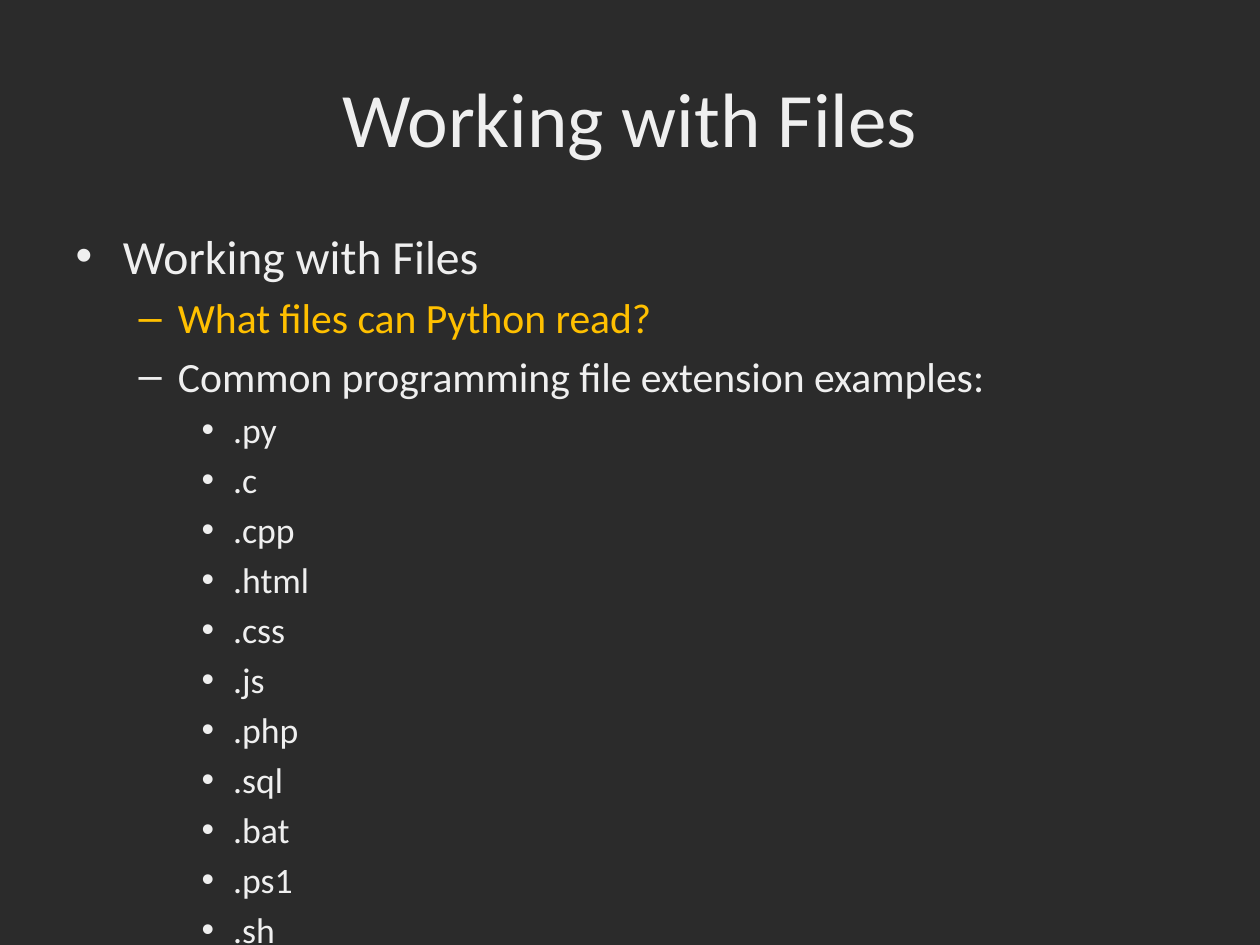
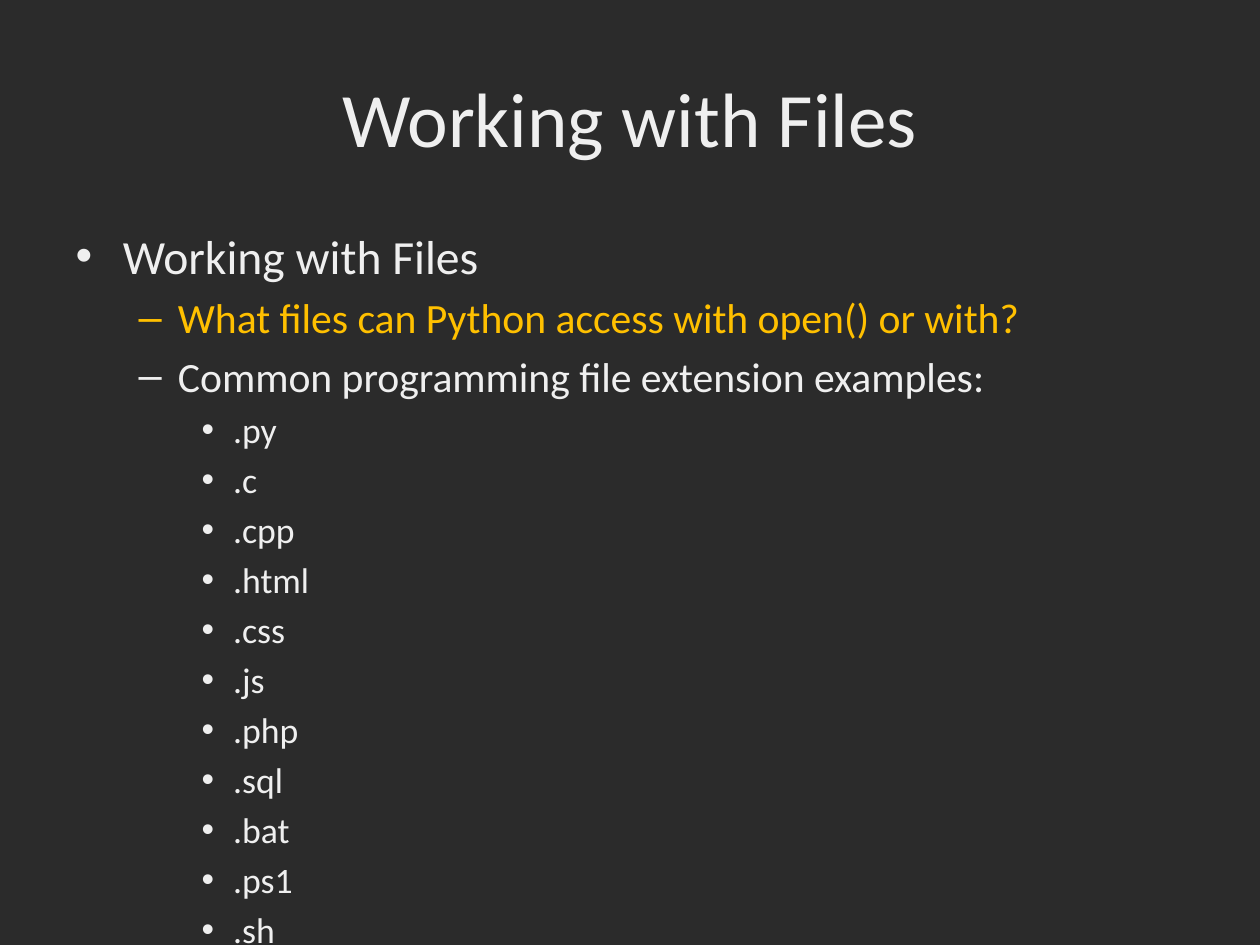
Before and after one commit to dbowmans46/PracticalProgramming, a slide deck: slide 108 of Session 7 - Python/Instructional Material/Python Review and Tutorial.pptx. Drawn at 1260x945 pixels with LibreOffice and Linux fonts; fonts in the diff are those of the drawing; background and template pictures are left out; a plain dark background stands for a picture behind light text. Boxes give left, top, right and bottom in pixels: in the first picture for what was removed or moved away, otherwise in the second. Text is boxed around its words. In the diff, an @@ line names an element or a change of style, - is before the commit and + after.

```diff
--- a/Session 7 - Python/Instructional Material/Python Review and Tutorial.pptx
+++ b/Session 7 - Python/Instructional Material/Python Review and Tutorial.pptx
@@ text at (x1=178, y1=302, x2=1018, y2=340): text changed @@
-  – What files can Python read?
+  – What files can Python access with open() or with?
```
Also in this commit, not shown: 6 other slides changed, 4 slides added, 1 other file.
